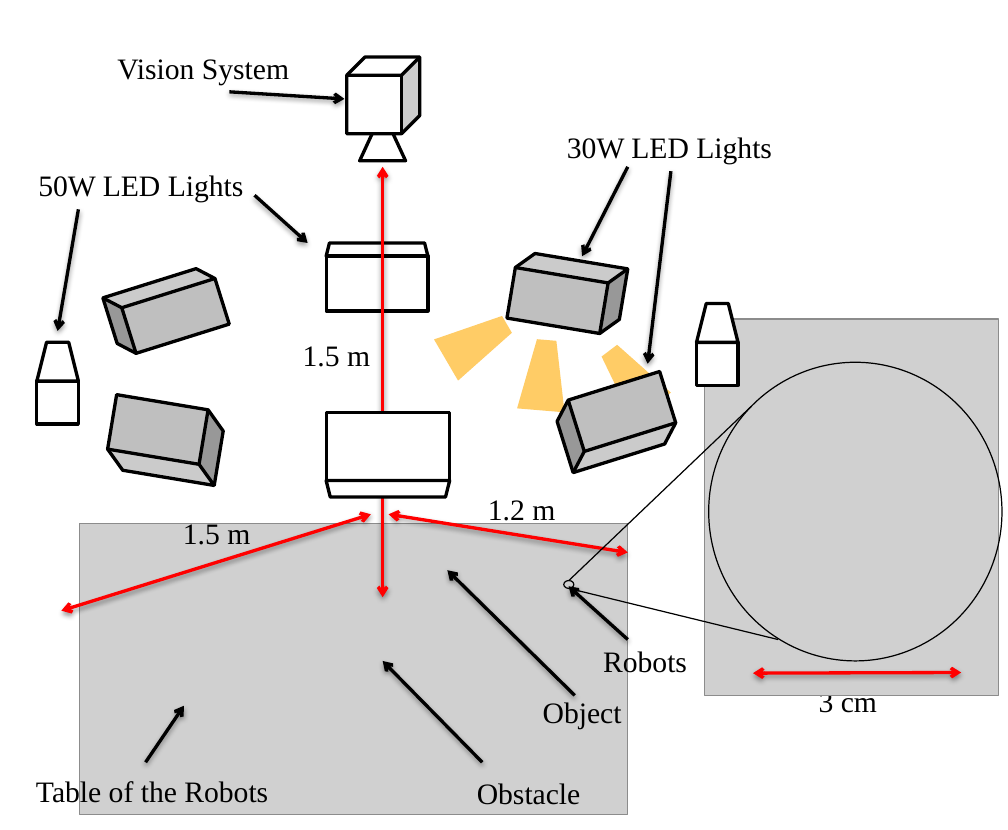
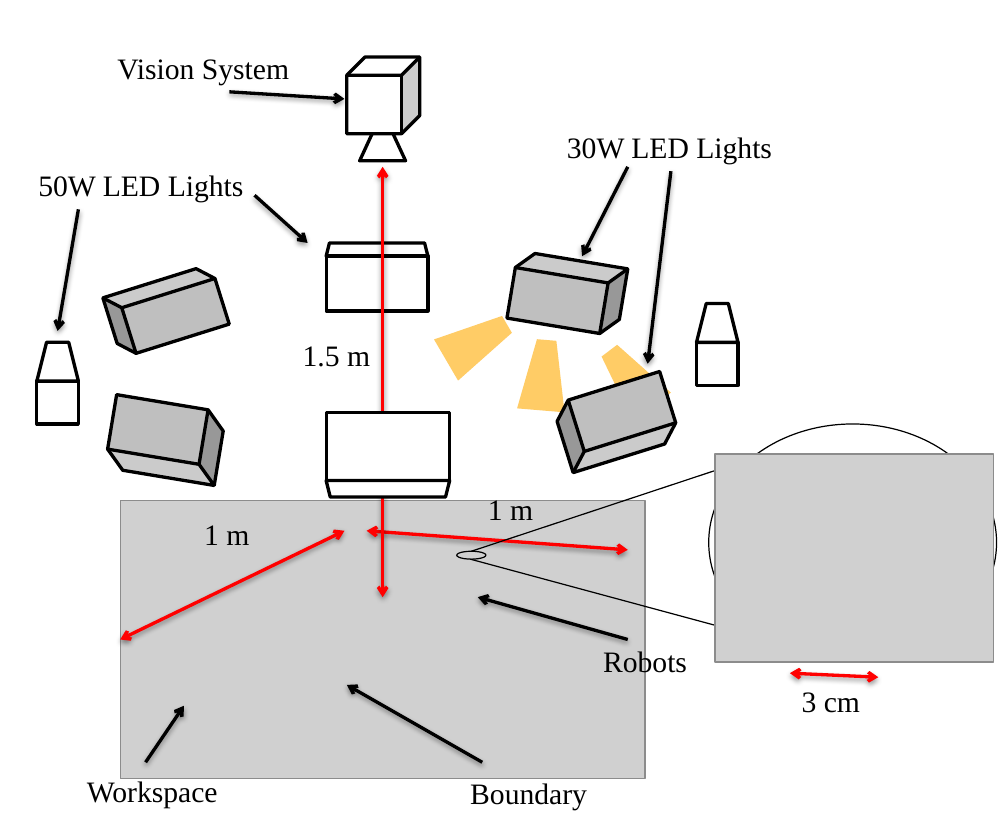
Before and after one commit to aabecker/SwarmPublications, a slide deck: slide 1 of RA-L/pictures/pdf/SetUp.pptx. Drawn at 1008x830 pixels with LibreOffice and Linux fonts; fonts in the diff are those of the drawing; grey boxes stand for pictures. Boxes give left, top, right and bottom in pixels: in the first picture for what was removed or moved away, otherwise in the second. Text is boxed around its words. In the diff, an @@ line names an element or a change of style, - is before the commit and + after.

```diff
--- a/RA-L/pictures/pdf/SetUp.pptx
+++ b/RA-L/pictures/pdf/SetUp.pptx
@@ ellipse: place and size @@
-ellipse at [709, 363, 1002, 662]
+ellipse at [709, 425, 997, 662]
@@ line moved from (752, 406) - (569, 581) to (751, 459) - (471, 551) @@
@@ picture: place and size @@
-picture at [704, 319, 999, 695]
+picture at [715, 454, 994, 662]
@@ picture: place and size @@
-picture at [79, 523, 627, 815]
+picture at [120, 500, 645, 779]
@@ text at [488, 498, 533, 520]: text changed @@
-1.2 m
+1 m
@@ double arrow moved from (62, 611) - (371, 515) to (120, 639) - (344, 531) @@
@@ text at [204, 525, 249, 545]: text changed @@
-1.5 m
+1 m
@@ double arrow moved from (389, 515) - (627, 553) to (366, 531) - (627, 550) @@
@@ ellipse: place and size @@
-ellipse at [563, 581, 573, 589]
+ellipse at [457, 551, 486, 560]
@@ line moved from (569, 588) - (778, 639) to (471, 560) - (759, 637) @@
@@ arrow removed from (575, 696) to (447, 570) @@
@@ arrow moved from (627, 639) - (568, 586) to (627, 639) - (478, 598) @@
@@ arrow moved from (483, 763) - (383, 661) to (483, 763) - (346, 685) @@
@@ text "3 cm": place and size @@
-text "3 cm" at [819, 689, 877, 713]
+text "3 cm" at [802, 692, 860, 713]
@@ double arrow moved from (753, 674) - (962, 672) to (790, 674) - (879, 677) @@
@@ text removed at [543, 702, 622, 729] @@
-Object
@@ text at [87, 781, 218, 808]: text changed @@
-Table of the Robots
+Workspace
@@ text at [470, 783, 587, 810]: text changed @@
-Obstacle
+Boundary
```
Also in this commit, not shown: 4 other files.
